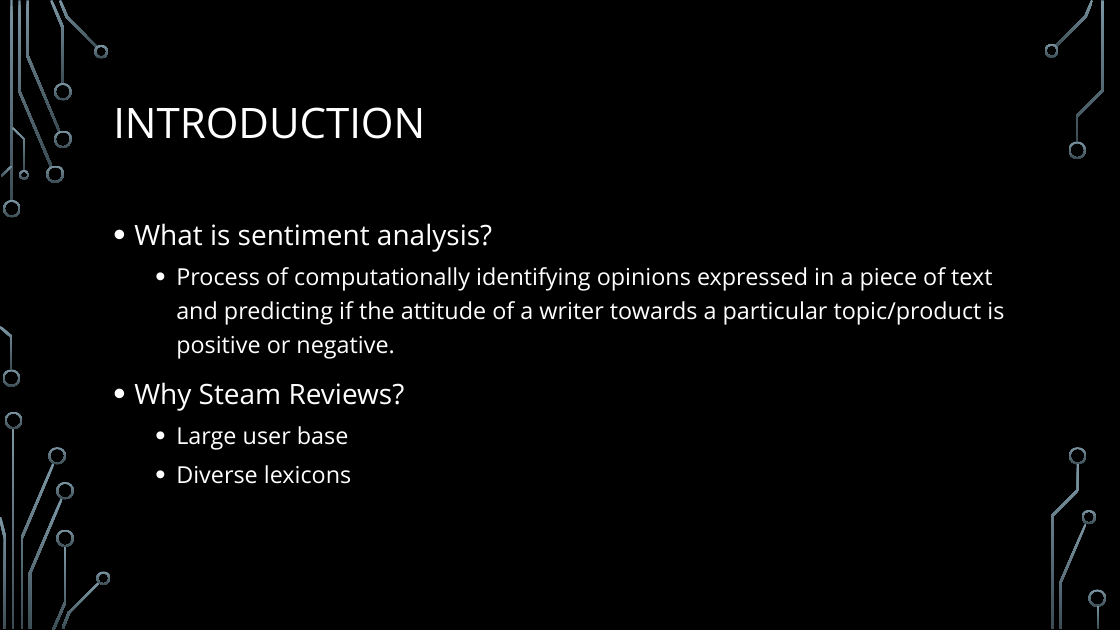
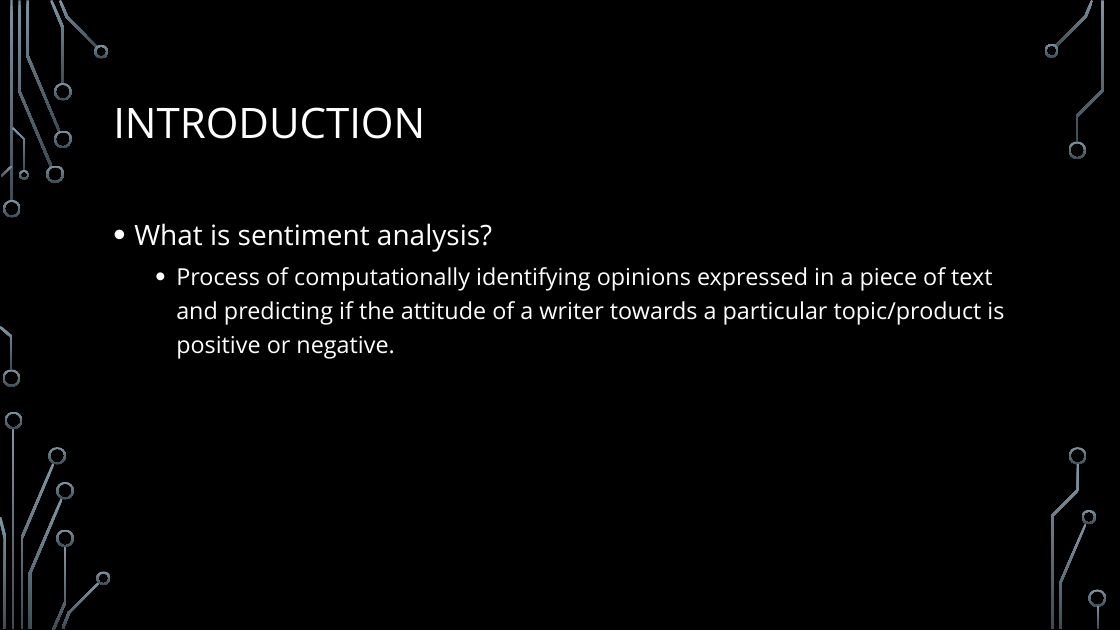
Before and after one commit to cypherix93/nlp-steam-reviews-analysis, a slide deck: slide 2 of docs/Presentation.pptx. Drawn at 1120x630 pixels with LibreOffice and Linux fonts; fonts in the diff are those of the drawing; background and template pictures are left out. Boxes give left, top, right and bottom in pixels: in the first picture for what was removed or moved away, otherwise in the second. Text is boxed around its words. In the diff, an @@ line names an element or a change of style, - is before the commit and + after.

```diff
--- a/docs/Presentation.pptx
+++ b/docs/Presentation.pptx
@@ text at bbox=[134, 382, 405, 484]: paragraphs removed @@
-• Why Steam Reviews?
-  • Large user base
-  • Diverse lexicons
```
Also in this commit, not shown: 2 other slides changed, 5 slides added, 4 slides removed, 1 other file.
